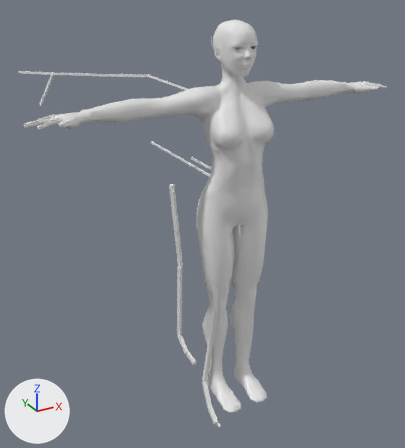
An edit to the Blender file Armatures/OS-SL_ArmatureFemaleForBlender2.8x.blend, drawn before and after from the same camera.
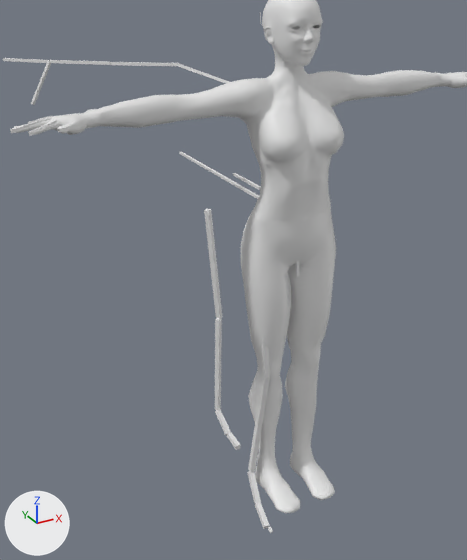
The first picture shows the older version from a 50 mm camera at (-1.31, -2.09, 2.02) aimed at (0.01, 0.31, 0.82). The close-ups show both versions on the part from 4% to 90% of the width and 6% to 100% of the height of that picture; other places that the commit changed are outside them. Lighting does not change. The marker at lower left points along +X, +Y and +Z. Materials are left out; every surface is plain grey.

Objects in the first close-up: 'Inworld bone model', 'headMesh', 'lowerBodyMesh', 'upperBodyMesh'.
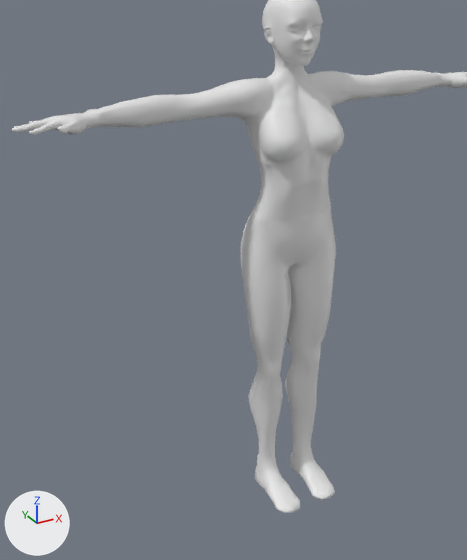
Pixel boxes (x1, y1, x2, y2) of what changed, in the close-ups (467 x 560 px):
'Inworld bone model', hidden
    before: (3, 12, 299, 533)

The edits, one by one:
Object 'Inworld bone model' (ob_inworld_bone_model) moves from (0.0, 0.0, 0.0) to (0.0, -0.015, -0.02).
Object 'Inworld bone model' (ob_inworld_bone_model) is now hidden.
